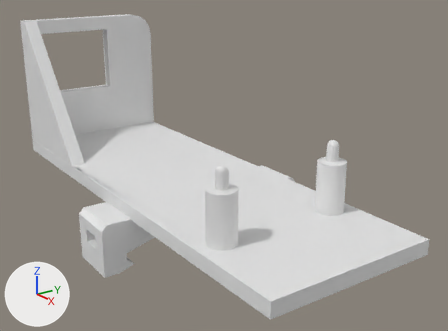
The Blender file assets/3dmodel/noeud/ESPCASE/espcase.blend, before and after one commit.
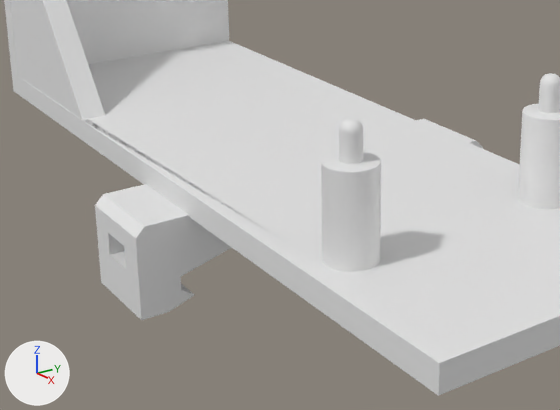
Old and new are each drawn whole from a 50 mm camera at (7.45, -6.17, 4.5) aimed at (-1.99, 0.49, 0.58) and again close up on the part from 6% to 75% of the width and 30% to 99% of the height. Lighting does not change. The marker at lower left points along +X, +Y and +Z. The last two pictures show the newer version.
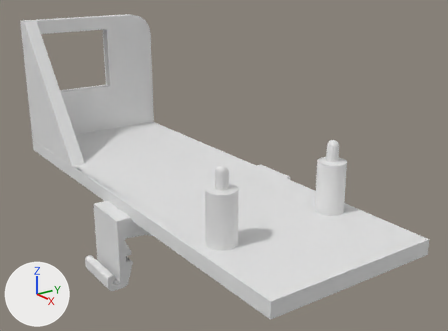
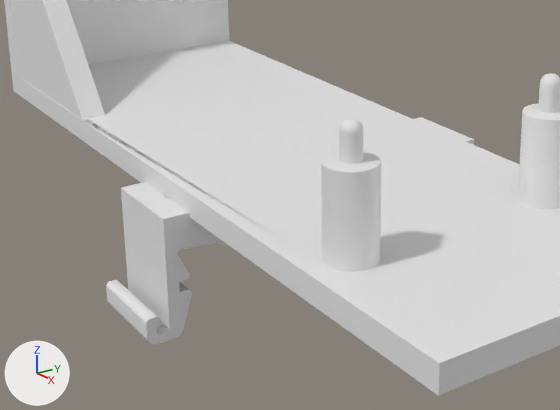
Changed parts and their boxes [x1, y1, x2, y2] in the close-ups (560 x 410 px):
part 1 of me_cube_003, cut back
    before: [14, 77, 483, 393]

Patch to the scene script:
```diff
--- a/assets/3dmodel/noeud/ESPCASE/espcase.blend.py
+++ b/assets/3dmodel/noeud/ESPCASE/espcase.blend.py
@@ me_cube_003 @@
 # used by ob_cube; location = (-5.859, -1.176, 0.71); rotation_euler = (-1.571, 2.684, 0.0), in degrees (-90, 154, 0)
-me_cube_003.from_pydata(...)  # 4234 vertices, 5246 faces; spans x -6.92..1.33, y -4.14..2.62, z -1.05..3.4
+me_cube_003.from_pydata(...)  # 5927 vertices, 8717 faces; spans x -6.92..1.33, y -4.14..2.62, z -1.0..3.26
+# me_cube_003 part 1: 2 vertices moved from x -3.26..-3.24, y -2.36..-2.35, z -0.47..2.73 to x -3.31, y -2.39, z -0.47..2.73; 215 vertices removed from x -3.32..-1.98, y -3.28..-1.95, z -1.05..3.4; 1908 vertices added at x -3.33..-1.82, y -3.6..-1.92, z -1.0..3.26
```
